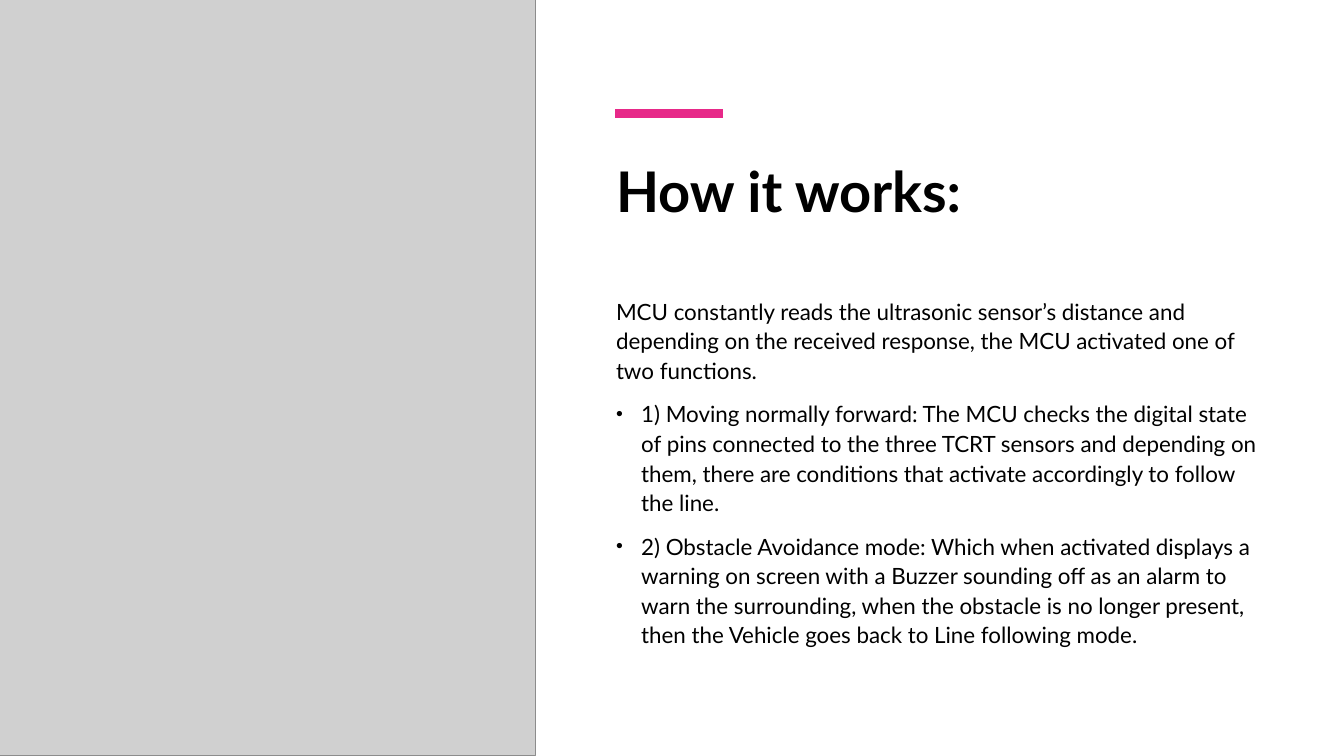
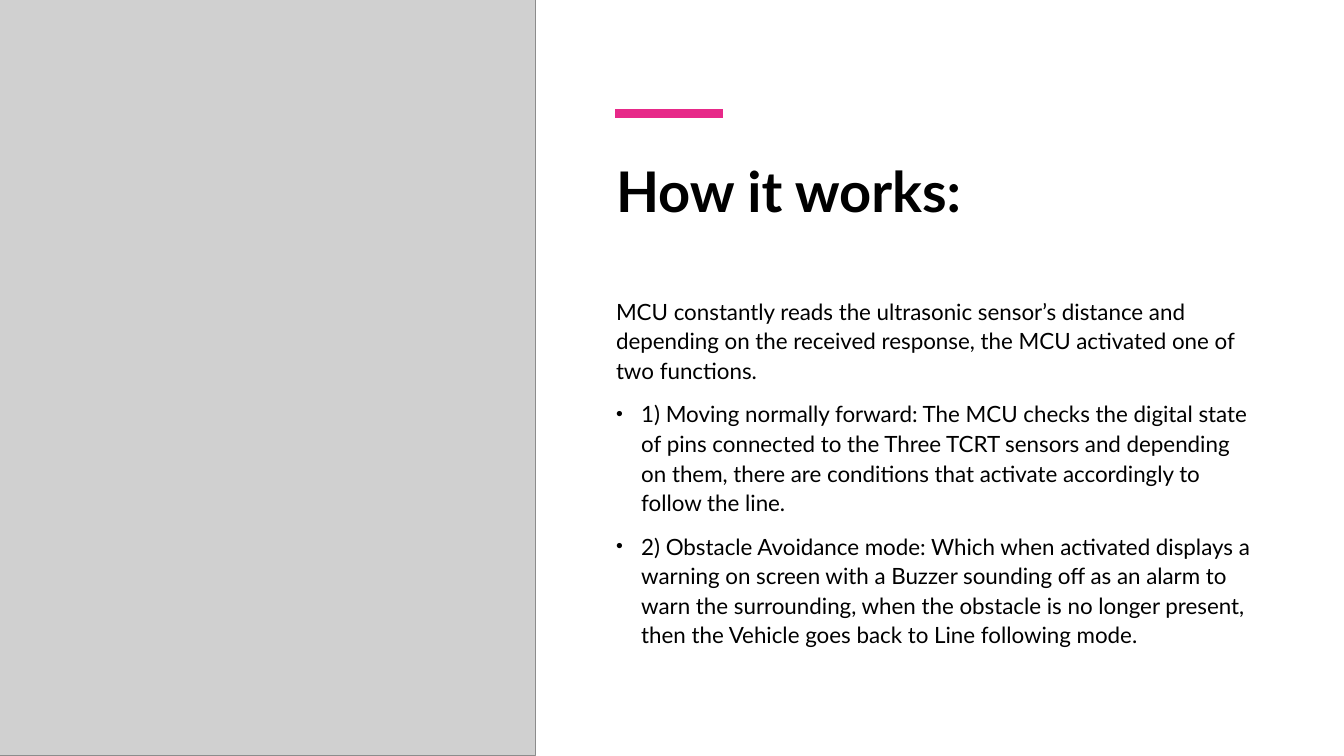
Before and after one commit to RattleBrattle/Autonomous-Line-following-Vehicle-, a slide deck: slide 7 of Project presentation.pptx. Drawn at 1344x756 pixels with LibreOffice and Linux fonts; fonts in the diff are those of the drawing; grey boxes stand for pictures. Boxes give left, top, right and bottom in pixels: in the first picture for what was removed or moved away, otherwise in the second. Text is boxed around its words. In the diff, an @@ line names an element or a change of style, - is before the commit and + after.

```diff
--- a/Project presentation.pptx
+++ b/Project presentation.pptx
@@ text at [641,405,1247,511]: text changed @@
-• 1) Moving normally forward: The MCU checks the digital state of pins connected to the three TCRT sensors and depending on them, there are conditions that activate accordingly to follow the line.
+• 1) Moving normally forward: The MCU checks the digital state of pins connected to the Three TCRT sensors and depending on them, there are conditions that activate accordingly to follow the line.
```
